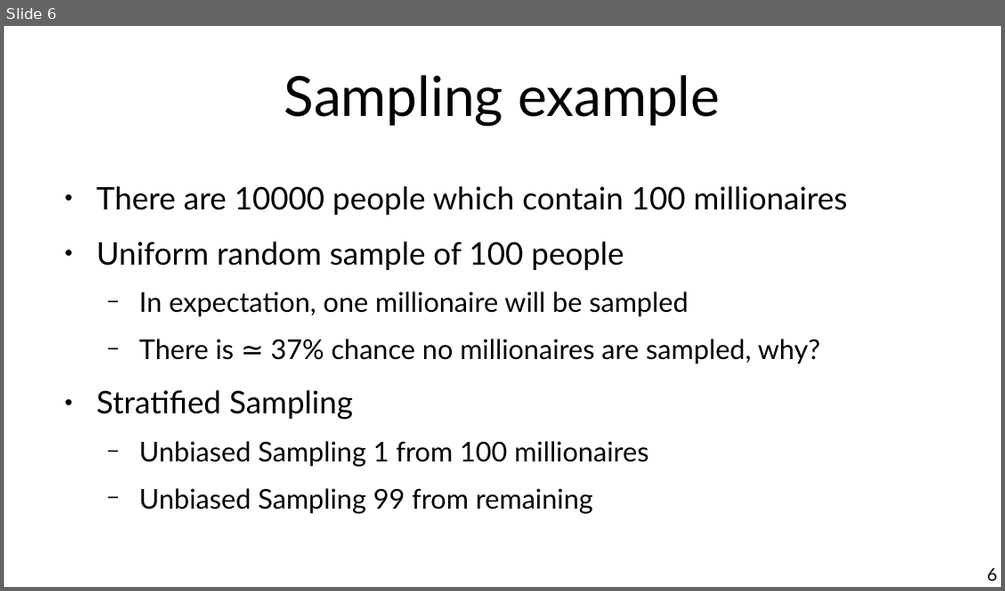
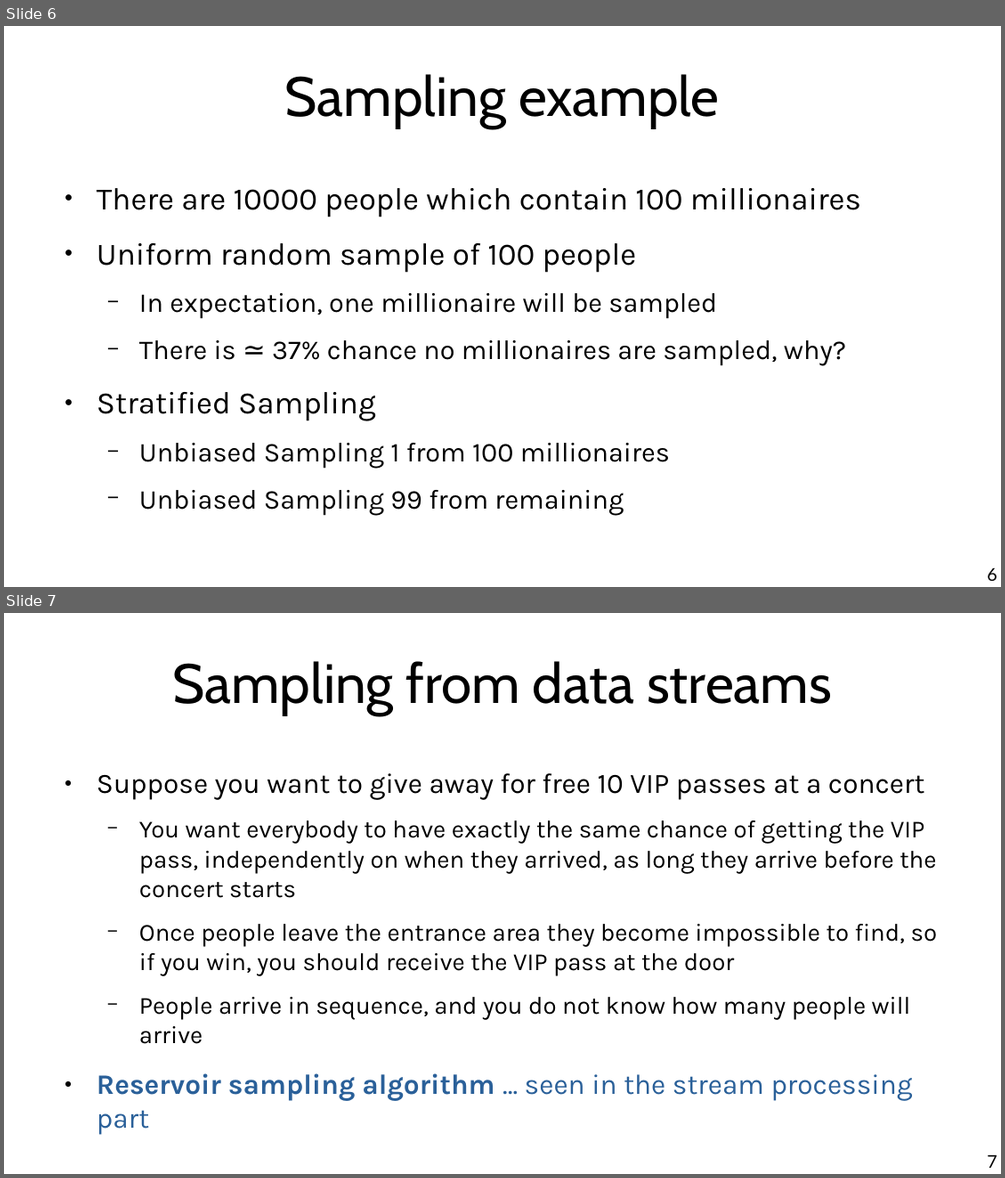
Before and after one commit to chatox/data-mining-course, a slide deck: theory/odp/tt05_reduction.odp. Shown one above the other, each under a label of ours: slide 6 before the commit, slides 6 and 7 after it. The pictures are 1005x591 and 1005x1178 pixels, drawn with LibreOffice and Linux fonts; fonts in the diff are those of the drawing. Boxes give left, top, right and bottom in pixels: in the first picture for what was removed or moved away, otherwise in the second. Text is boxed around its words. In the diff, an @@ line names an element or a change of style, - is before the commit and + after.

```diff
--- a/theory/odp/tt05_reduction.odp
+++ b/theory/odp/tt05_reduction.odp
@@ slide 7 added at (4, 613, 1001, 1174), background #FFFFFF @@
@@ title added at (172, 661, 831, 715), 44 pt, text #000000 @@
+Sampling from data streams
@@ text added at (97, 773, 938, 1135), 19.6 pt, text #000000 @@
+● Suppose you want to give away for free 10 VIP passes at a concert
+  − You want everybody to have exactly the same chance of getting the VIP pass, independently on when they arrived, as long they arrive before the concert starts
+  − Once people leave the entrance area they become impossible to find, so if you win, you should receive the VIP pass at the door
+  − People arrive in sequence, and you do not know how many people will arrive
+● Reservoir sampling algorithm … seen in the stream processing part
@@ page number added at (987, 1155, 996, 1167), 14 pt, text #000000 @@
+7
@@ slide 6 changed as well @@
@@ title "Sampling example" at (285, 74, 720, 128): font Lato to Cabin @@
@@ text "There are 10000 people which ..." at (97, 188, 861, 516): font Lato to Karla @@
```
Also in this commit, not shown: 23 other slides changed, 1 other slide added, 1 slide removed, 10 other files.
